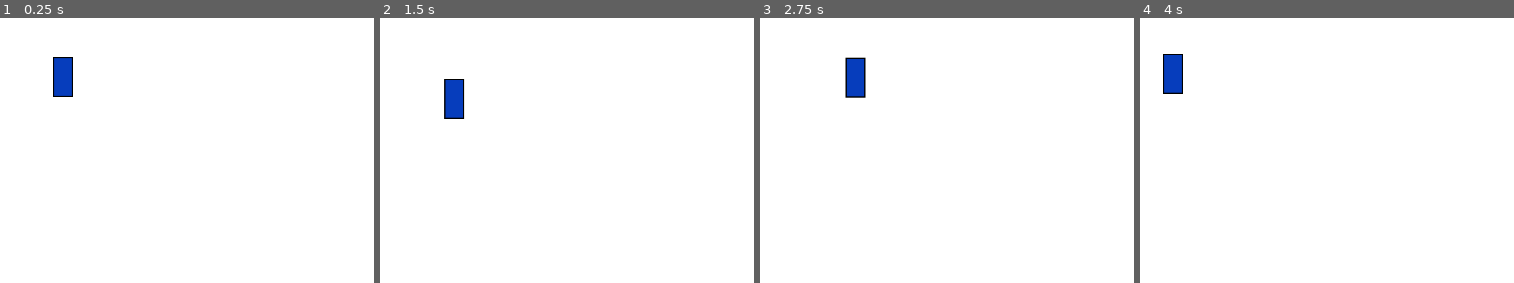
Above: before the commit, frames 1-4 (left to right).
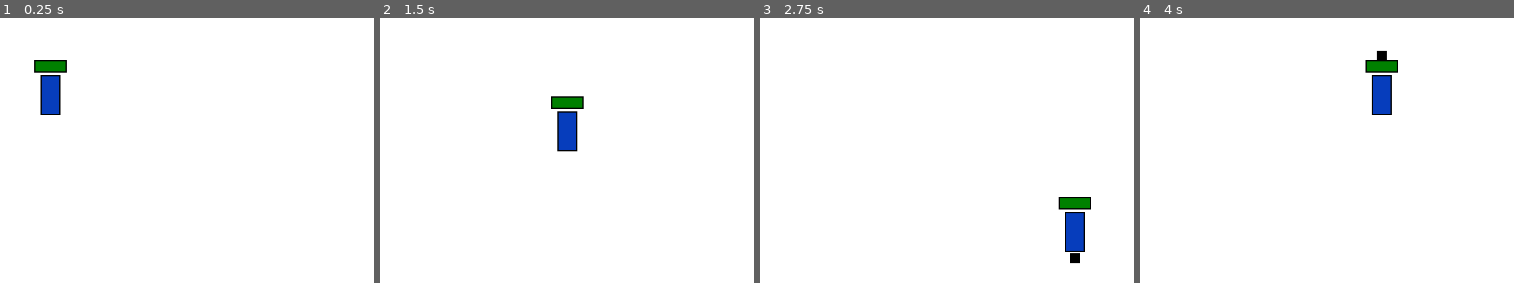
Above: after the commit, the same moments.

Repository: SSS-BBB/RecteeFight
Game: Godot game, scene res://PlayScenes/GameScenes/World/world.tscn
The game is run twice, just before and just after one commit, with the same random seed, the same clock (stepped at 60 frames per second) and the same inputs.
Inputs:
- Up to frame 1 (0.25 s): no input
- Up to frame 2 (1.5 s): tap Enter at 0.5 s; hold D (move_right) 0.53-1.28 s; hold Space (attack, bound only after the commit) 0.53-1.28 s; hold S (move_down) from 1.28 s (still down); tap Space (attack, bound only after the commit) at 1.35 s
- Up to frame 3 (2.75 s): release S (move_down) at 2.03 s; hold D (move_right) from 2.03 s (still down); hold Space (attack, bound only after the commit) from 2.03 s (still down)
- Up to frame 4 (4 s): release D (move_right) at 2.78 s; release Space (attack, bound only after the commit) at 2.78 s; hold W (move_up) 2.78-3.53 s; tap Space (attack, bound only after the commit) at 2.85 s; hold A (move_left) from 3.53 s (still down); hold Space (attack, bound only after the commit) from 3.53 s (still down)

The runs differ from the first frame. In frame 1, 1.6% of the frame differs, in the area x 9-20%, y 14-37%; in frame 2, 2.1%; in frame 3, 2.2%, in the area x 22-89%, y 14-93%; in frame 4, 2.2%.

Commit message:
Added health and melee attack components
-Added health component
-Added melee attack component
-Added health display

Diff:
--- /dev/null
+++ b/Entities/Actors/Components/Health/health_component.gd
@@ -0,0 +1,66 @@
+class_name HealthComponent extends Node2D
+
+# variables
+@export var _init_max_health: int = 15
+@export var _attacked_audio_player: AudioStreamPlayer2D
+
+var _max_health: int
+var _health: int
+
+# signals
+signal actor_die
+signal health_update
+signal damage_signal
+signal health_update_failed
+
+func _ready() -> void:
+	_max_health = _init_max_health
+	_health = _max_health
+	health_update.emit(_health)
+
+func take_damage(damage: int) -> void:
+	if damage < 0:
+		push_warning("Damage less than 0. This might cause actor to gaining health instead of losing health. If you want actor to gain health, you should use gain_health method instead.")
+
+	_health -= damage
+	if _attacked_audio_player:
+		_attacked_audio_player.play()
+
+	damage_signal.emit(damage)
+	if _health <= 0:
+		actor_die.emit()
+		_health = 0
+	health_update.emit(_health)
+
+func gain_health(health_gain: int) -> bool:
+	if health_gain < 0:
+		push_warning("Health gain less than 0. This might cause actor to losing health instead of gaining health. If you want actor to lose health, you should use take_damage method instead.")
+
+	if _health >= _max_health:
+		health_update_failed.emit("[FullHP]")
+		return false
+
+	_health += health_gain
+
+	if _health <= 0:
+		actor_die.emit()
+		_health = 0
+	if _health > _max_health:
+		_health = _max_health
+
+	health_update.emit(_health)
+	return true
+
+func update_max_health(value: int, update_health: bool = true) -> void:
+	_max_health = value
+	if update_health:
+		_health = _max_health
+
+	health_update.emit(_health)
+
+func force_die() -> void:
+	_health = 0
+	actor_die.emit()
+
+func get_max_health() -> int:
+	return _max_health
--- /dev/null
+++ b/Entities/Actors/Components/Health/health_component.tscn
@@ -0,0 +1,6 @@
+[gd_scene load_steps=2 format=3 uid="uid://b24h3y7m0oyhb"]
+
+[ext_resource type="Script" uid="uid://d171fhu5xik81" path="res://Entities/Actors/Components/Health/health_component.gd" id="1_c7l2m"]
+
+[node name="HealthComponent" type="Node2D"]
+script = ExtResource("1_c7l2m")
--- /dev/null
+++ b/Entities/Actors/Components/MeleeAttack/Node/melee_attack_component.gd
@@ -0,0 +1,84 @@
+class_name MeleeAttackComponent extends Node2D
+
+# Variables
+@export var _disable: bool = false
+@export var target_groups: Array[String] # groups to attack
+@export_group("Attack Properties")
+@export var _init_attack_duration: float = 1.0
+@export var _init_attack_damage: int = 1
+@export var _init_attack_distance: float = 35.0
+@export_group("Punch Properties")
+@export var _init_punch_scale: float = 1.0
+@export var _default_punch_direction: Vector2 = Vector2(1.0, 0.0)
+
+@onready var _punch: Area2D = %Punch
+
+var _attack_duration: float
+var _attack_damage: int
+var _attack_distance: float
+
+var _punch_scale: float:
+	set(value):
+		_punch_scale = value
+		if _punch:
+			_punch.scale = _punch_scale * Vector2.ONE
+var _puncing: bool
+
+# Functions
+func _ready() -> void:
+	_attack_duration = _init_attack_duration
+	_attack_damage = _init_attack_damage
+	_attack_distance = _init_attack_distance
+
+	_punch_scale = _init_punch_scale
+	_puncing = false
+
+func _attack(direction_to_attack: Vector2 = _default_punch_direction) -> void:
+	if _disable or _puncing:
+		return
+
+	_puncing = true
+
+	# calculate position
+	if direction_to_attack == Vector2.ZERO:
+		direction_to_attack = _default_punch_direction
+	var position_to_attack: Vector2 = _attack_distance * direction_to_attack
+
+	# starts punching
+	var tween: Tween = get_tree().create_tween()
+	tween.tween_property(_punch, "position", position_to_attack, _attack_duration/2.0)
+	tween.tween_property(_punch, "position", Vector2.ZERO, _attack_duration/2.0)
+	tween.tween_callback(func() -> void: _puncing = false)
+	tween.bind_node(self)
+
+func _on_body_entered_punch_area(body: Node2D) -> void:
+	if not _puncing:
+		return
+
+	if not target_groups:
+		push_error("target_groups is not initialized in melee_attack_component. cannot do damage to the body.")
+		return
+
+	# check if the body is the target that this component wants to attack
+	var is_target: bool = false
+	for target in target_groups:
+		if body.is_in_group(target):
+			is_target = true
+			break
+
+	if not is_target:
+		return
+
+	# find health components
+	var body_health_component: HealthComponent
+	for child in body.get_children():
+		if child is HealthComponent:
+			body_health_component = child
+			break
+
+	if not body_health_component:
+		push_warning("cannot find health component from " + body.to_string() + ". Therefore cannot attack this body.")
+		return
+
+	# doing damage
+	body_health_component.take_damage(_attack_damage)
--- /dev/null
+++ b/Entities/Actors/Components/MeleeAttack/Node/melee_attack_component.tscn
@@ -0,0 +1,21 @@
+[gd_scene load_steps=4 format=3 uid="uid://omfsmuww2qiq"]
+
+[ext_resource type="Script" uid="uid://20lwqdudytne" path="res://Entities/Actors/Components/MeleeAttack/Node/melee_attack_component.gd" id="1_p5t3o"]
+[ext_resource type="Texture2D" uid="uid://cf7skxh5b41po" path="res://Entities/Actors/Components/MeleeAttack/Punch/Sprite/punch.png" id="2_2h151"]
+
+[sub_resource type="RectangleShape2D" id="RectangleShape2D_fk4o1"]
+size = Vector2(8, 8)
+
+[node name="MeleeAttackComponent" type="Node2D"]
+script = ExtResource("1_p5t3o")
+
+[node name="Punch" type="Area2D" parent="."]
+unique_name_in_owner = true
+
+[node name="Sprite2D" type="Sprite2D" parent="Punch"]
+texture = ExtResource("2_2h151")
+
+[node name="CollisionShape2D" type="CollisionShape2D" parent="Punch"]
+shape = SubResource("RectangleShape2D_fk4o1")
+
+[connection signal="body_entered" from="Punch" to="." method="_on_body_entered_punch_area"]
--- /dev/null
+++ b/Entities/Actors/HUDs/HealthDisplay/health_display.gd
@@ -0,0 +1,18 @@
+class_name HealthDisplay extends Control
+
+# Export variables
+@export var _health_component: HealthComponent
+
+# Component variables
+@onready var _health_bar: ProgressBar = %HealthBar
+
+func _ready() -> void:
+	if not _health_component:
+		push_error("_health_component is not initialized in health display. Cannot display health.")
+		return
+
+	_health_bar.max_value = _health_component.get_max_health()
+	_health_component.health_update.connect(_on_health_update)
+
+func _on_health_update(health: int) -> void:
+	_health_bar.value = health
--- /dev/null
+++ b/Entities/Actors/HUDs/HealthDisplay/health_display.tscn
@@ -0,0 +1,43 @@
+[gd_scene load_steps=4 format=3 uid="uid://cumtl0tnx270k"]
+
+[ext_resource type="Script" uid="uid://cps8twprw54e6" path="res://Entities/Actors/HUDs/HealthDisplay/health_display.gd" id="1_atasr"]
+
+[sub_resource type="StyleBoxEmpty" id="StyleBoxEmpty_vut02"]
+
+[sub_resource type="StyleBoxFlat" id="StyleBoxFlat_vut02"]
+bg_color = Color(0, 0.501961, 0, 1)
+
+[node name="HealthDisplay" type="Control"]
+layout_mode = 3
+anchors_preset = 0
+offset_right = 40.0
+offset_bottom = 40.0
+script = ExtResource("1_atasr")
+
+[node name="BorderRect" type="ColorRect" parent="."]
+layout_mode = 0
+offset_left = -13.0
+offset_top = -28.0
+offset_right = 13.0
+offset_bottom = -18.0
+color = Color(0, 0, 0, 1)
+
+[node name="BackgroundRect" type="ColorRect" parent="."]
+layout_mode = 0
+offset_left = -12.0
+offset_top = -27.0
+offset_right = 12.0
+offset_bottom = -19.0
+color = Color(0.501961, 0.501961, 0.501961, 1)
+
+[node name="HealthBar" type="ProgressBar" parent="."]
+unique_name_in_owner = true
+layout_mode = 0
+offset_left = -12.0
+offset_top = -27.0
+offset_right = 12.0
+offset_bottom = -19.0
+theme_override_styles/background = SubResource("StyleBoxEmpty_vut02")
+theme_override_styles/fill = SubResource("StyleBoxFlat_vut02")
+value = 60.0
+show_percentage = false
--- a/Entities/Actors/Player/Components/PlayerControl/player_control.gd
+++ b/Entities/Actors/Player/Components/PlayerControl/player_control.gd
@@ -5,14 +5,30 @@
 @export_group("Player Movement")
 @export var _init_player_speed: float = 500.0
 @export var _speed_multiplier: float = 35.0
+@export_group("Player Attack")
+@export var _melee_attack_component: MeleeAttackComponent
 
 var _player_speed: float
+var _direction: Vector2
 
 # Functions
 func _ready() -> void:
 	_player_speed = _init_player_speed
+	_direction = Vector2(1.0, 0.0)
+
+func _input(event: InputEvent) -> void:
+	if event.is_action_pressed("attack"):
+		if _melee_attack_component:
+			_melee_attack_component._attack(_direction)
+		else:
+			push_error("_melee_attack_component is not initialized in player control. Cannot attack.")
 
 func _physics_process(delta: float) -> void:
-	var direction: Vector2 = Input.get_vector("move_left", "move_right", "move_up", "move_down")
-	_player_body.velocity = _player_speed * _speed_multiplier * direction * delta
+	_direction = Input.get_vector("move_left", "move_right", "move_up", "move_down")
+
+	if not _player_body:
+		push_error("_player_body is not initialized in player control. Cannot move.")
+		return
+
+	_player_body.velocity = _player_speed * _speed_multiplier * _direction * delta
 	_player_body.move_and_slide()
--- a/Entities/Actors/Player/Node/player.tscn
+++ b/Entities/Actors/Player/Node/player.tscn
@@ -1,12 +1,29 @@
-[gd_scene load_steps=4 format=3 uid="uid://bhqhk3jr1mjdn"]
+[gd_scene load_steps=8 format=3 uid="uid://bhqhk3jr1mjdn"]
 
 [ext_resource type="Texture2D" uid="uid://cleg2vhccvc8f" path="res://Entities/Actors/Player/Sprites/rectee.png" id="1_orhga"]
 [ext_resource type="Script" uid="uid://d2h0bpijn86qk" path="res://Entities/Actors/Player/Components/PlayerControl/player_control.gd" id="2_itdti"]
+[ext_resource type="PackedScene" uid="uid://b24h3y7m0oyhb" path="res://Entities/Actors/Components/Health/health_component.tscn" id="3_iw4oh"]
+[ext_resource type="PackedScene" uid="uid://omfsmuww2qiq" path="res://Entities/Actors/Components/MeleeAttack/Node/melee_attack_component.tscn" id="3_vut02"]
+[ext_resource type="PackedScene" uid="uid://cumtl0tnx270k" path="res://Entities/Actors/HUDs/HealthDisplay/health_display.tscn" id="5_fk4o1"]
+[ext_resource type="AudioStream" uid="uid://pecn5u2br0fr" path="res://Entities/Actors/Player/SFXs/PlayerDamaged/rectee_damaged.wav" id="5_vut02"]
 
 [sub_resource type="RectangleShape2D" id="RectangleShape2D_itdti"]
 size = Vector2(16, 32)
 
 [node name="Player" type="CharacterBody2D"]
+
+[node name="Components" type="Node2D" parent="."]
+
+[node name="PlayerControl" type="Node2D" parent="Components" node_paths=PackedStringArray("_player_body", "_melee_attack_component")]
+script = ExtResource("2_itdti")
+_player_body = NodePath("../..")
+_melee_attack_component = NodePath("../MeleeAttackComponent")
+
+[node name="HealthComponent" parent="Components" node_paths=PackedStringArray("_attacked_audio_player") instance=ExtResource("3_iw4oh")]
+_attacked_audio_player = NodePath("../../AudioPlayers/AttackedAudioPlayer")
+
+[node name="MeleeAttackComponent" parent="Components" instance=ExtResource("3_vut02")]
+target_groups = Array[String](["someone"])
 
 [node name="Sprite2D" type="Sprite2D" parent="."]
 texture = ExtResource("1_orhga")
@@ -14,11 +31,20 @@
 [node name="CollisionShape2D" type="CollisionShape2D" parent="."]
 shape = SubResource("RectangleShape2D_itdti")
 
-[node name="Components" type="Node2D" parent="."]
+[node name="Camera2D" type="Camera2D" parent="."]
+enabled = false
+position_smoothing_enabled = true
 
-[node name="PlayerControl" type="Node2D" parent="Components" node_paths=PackedStringArray("_player_body")]
-script = ExtResource("2_itdti")
-_player_body = NodePath("../..")
+[node name="HUDs" type="Control" parent="."]
+layout_mode = 3
+anchors_preset = 0
+offset_right = 40.0
+offset_bottom = 40.0
 
-[node name="Camera2D" type="Camera2D" parent="."]
-position_smoothing_enabled = true
+[node name="HealthDisplay" parent="HUDs" node_paths=PackedStringArray("_health_component") instance=ExtResource("5_fk4o1")]
+_health_component = NodePath("../../Components/HealthComponent")
+
+[node name="AudioPlayers" type="Node2D" parent="."]
+
+[node name="AttackedAudioPlayer" type="AudioStreamPlayer2D" parent="AudioPlayers"]
+stream = ExtResource("5_vut02")
--- a/project.godot
+++ b/project.godot
@@ -52,6 +52,12 @@
 , Object(InputEventKey,"resource_local_to_scene":false,"resource_name":"","device":-1,"window_id":0,"alt_pressed":false …(186 unchanged characters)…
 ]
 }
+attack={
+"deadzone": 0.2,
+"events": [Object(InputEventKey,"resource_local_to_scene":false,"resource_name":"","device":-1,"window_id":0,"alt_pressed":false,"shift_pressed":false,"ctrl_pressed":false,"meta_pressed":false,"pressed":false,"keycode":0,"physical_keycode":32,"key_label":0,"unicode":32,"location":0,"echo":false,"script":null)
+, Object(InputEventMouseButton,"resource_local_to_scene":false,"resource_name":"","device":-1,"window_id":0,"alt_pressed":false,"shift_pressed":false,"ctrl_pressed":false,"meta_pressed":false,"button_mask":1,"position":Vector2(72, 21),"global_position":Vector2(81, 69),"factor":1.0,"button_index":1,"canceled":false,"pressed":true,"double_click":false,"script":null)
+]
+}
 
 [rendering]
 
Not shown, added: Entities/Actors/Components/Health/health_component.gd.uid
Not shown, added: Entities/Actors/Components/MeleeAttack/Node/melee_attack_component.gd.uid
Binary file added: Entities/Actors/Components/MeleeAttack/Punch/Sprite/punch.png
Not shown, added: Entities/Actors/Components/MeleeAttack/Punch/Sprite/punch.png.import
Not shown, added: Entities/Actors/HUDs/HealthDisplay/health_display.gd.uid
